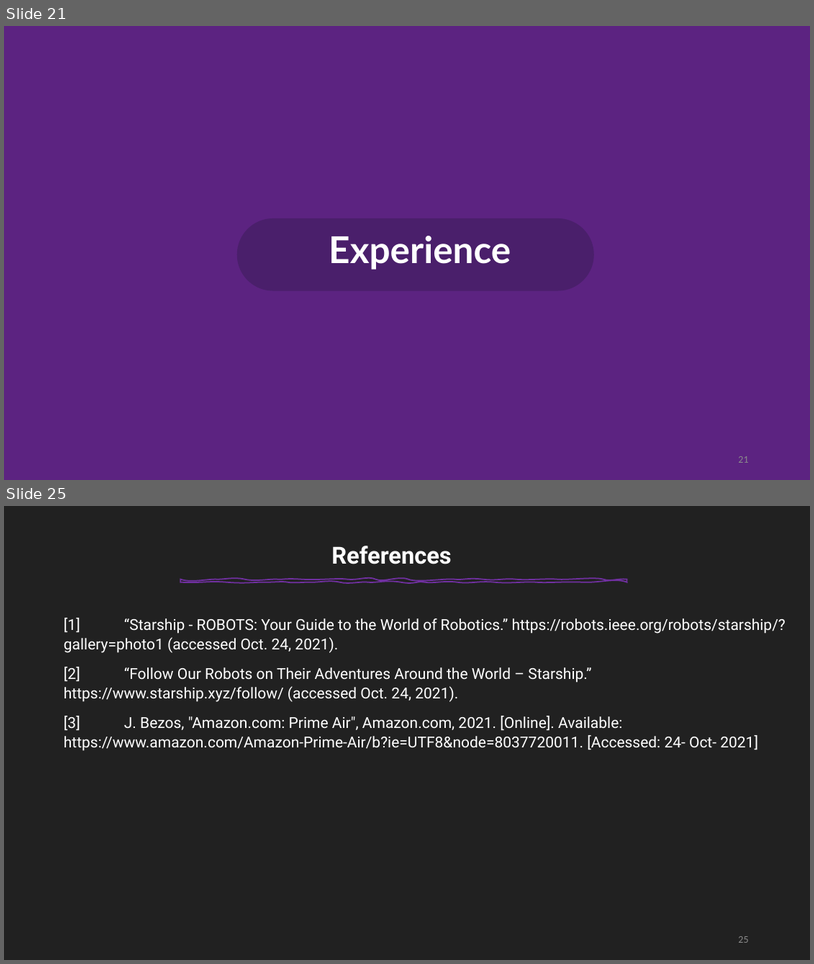
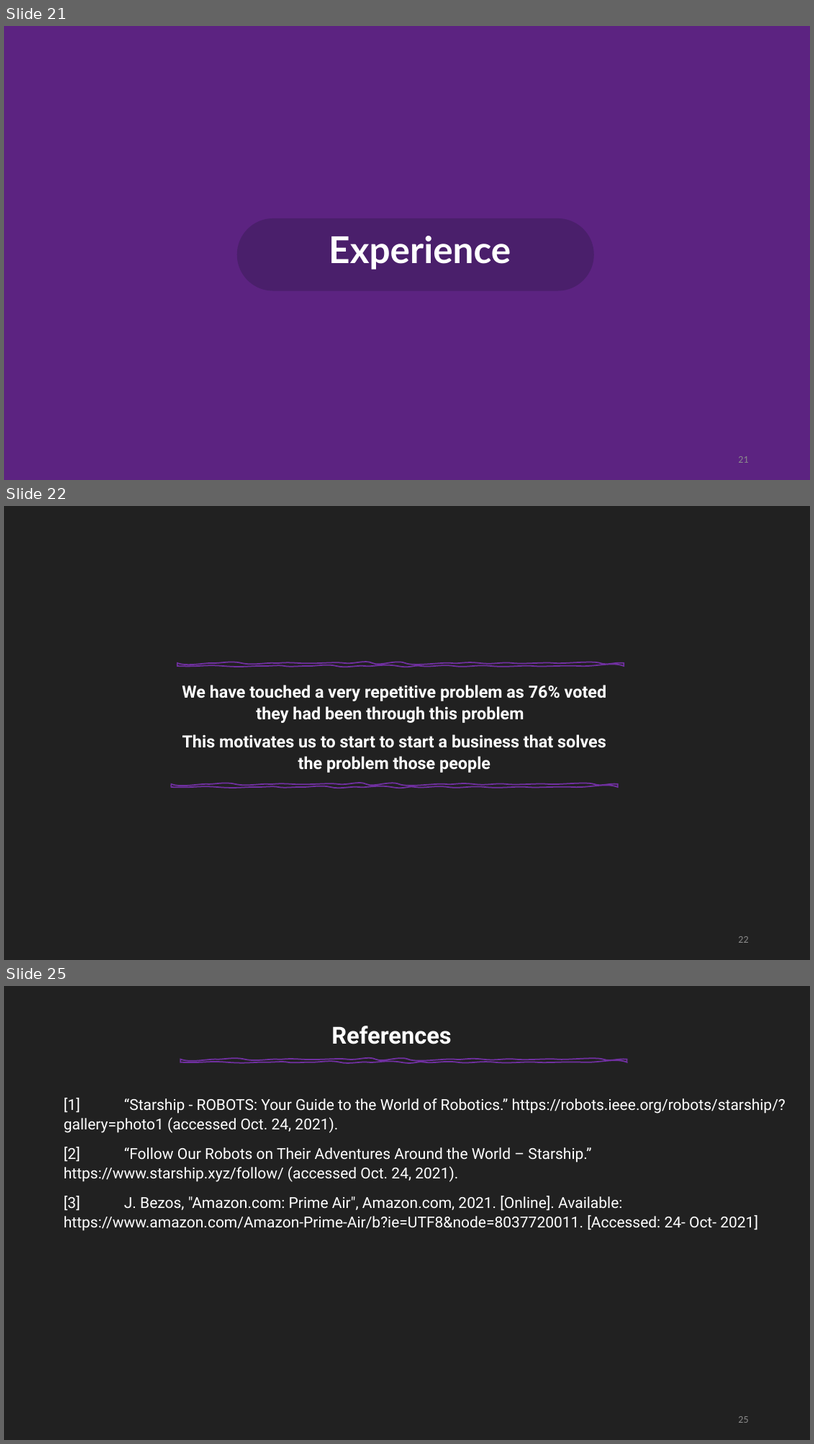
Before and after one commit to Mhd-Ghd/on-campus-delivery-robot, a slide deck: reports/report-2/Press#2.pptm. Shown one above the other, each under a label of ours: slides 21 and 25 before the commit, slides 21, 22 and 25 after it; the slides between them are not shown. The pictures are 814x964 and 814x1444 pixels, drawn with LibreOffice and Linux fonts; fonts in the diff are those of the drawing. Boxes give left, top, right and bottom in pixels: in the first picture for what was removed or moved away, otherwise in the second. Text is boxed around its words. In the diff, an @@ line names an element or a change of style, - is before the commit and + after.

Commit message:
business model complete version

```diff
--- a/reports/report-2/Press#2.pptm
+++ b/reports/report-2/Press#2.pptm
@@ slide 22 added at (4, 506, 810, 960), background #212121 @@
@@ freeform shape added at (178, 663, 624, 666), outline #7030A0 1.5 pt @@
@@ text added at (182, 685, 607, 772), 20 pt, text #FFFFFF, bold @@
+We have touched a very repetitive problem as 76% voted they had been through this problem
+This motivates us to start to start a business that solves the problem those people
@@ freeform shape added at (172, 784, 618, 787), outline #7030A0 1.5 pt @@
@@ page number added at (738, 936, 748, 942), 12 pt, text #8B8B8B @@
+22
```
Also in this commit, not shown: 5 slides changed, 2 other slides added, 3 slides removed.
